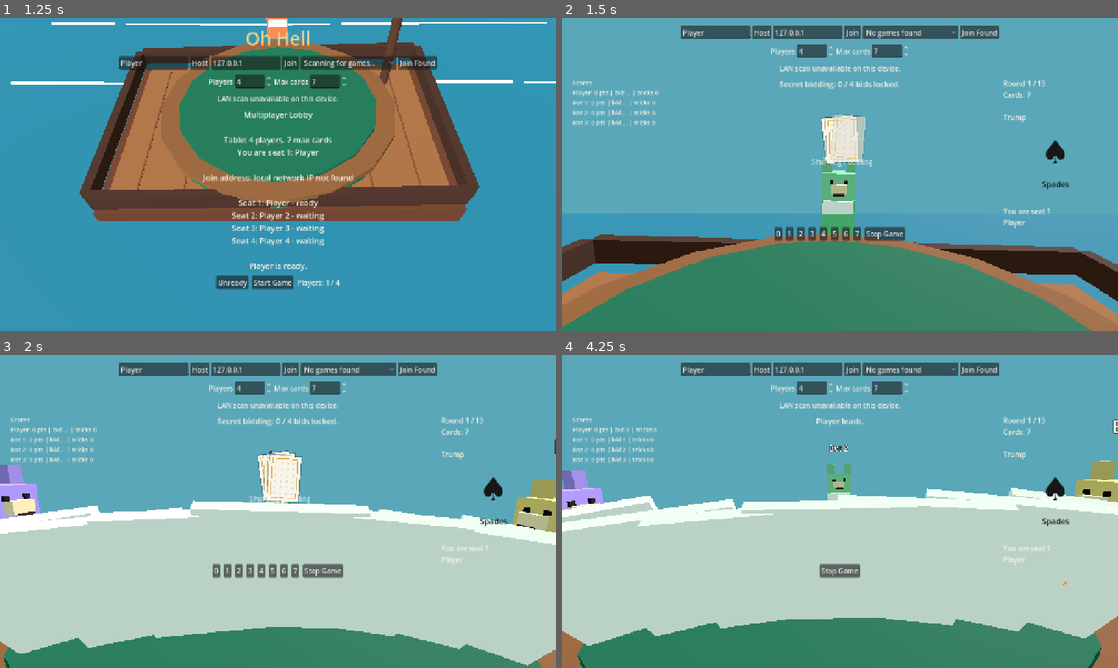
Above: before the commit, frames 1-4 (two rows, left to right).
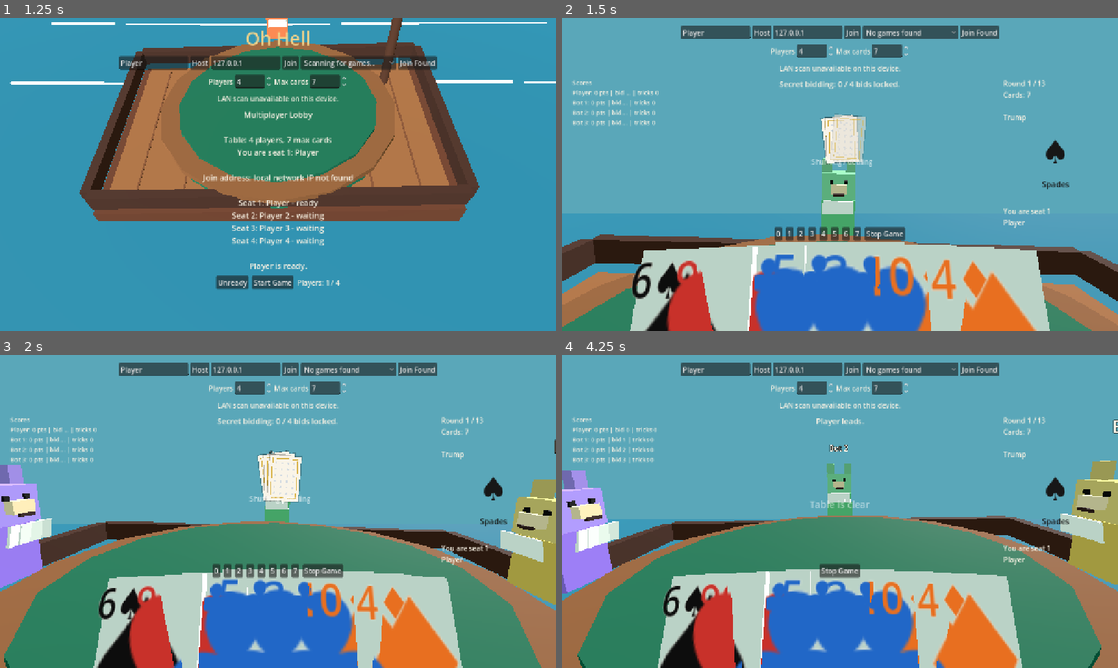
Above: after the commit, the same moments.

Repository: JordanOakFox/oh-hell-godot
Game: Godot game, scene res://scenes/main.tscn
Two runs of this game, one before a commit and one after it. Both use one fixed random seed, a clock stepped at 60 frames per second and the inputs below.
Inputs (mouse positions are in pixels of both pictures, inside the frame that each line leads up to):
- Up to frame 1 (1.25 s): click "Ready" at 0.5 s
- Up to frame 2 (1.5 s): click "Start Game" at 1.25 s
- Up to frame 3 (2 s): no input
- Up to frame 4 (4.25 s): click "0" at 2 s; tap Enter at 2.75 s; move the mouse to (962, 495) at 2.77 s; tap E at 2.85, 3.6 s; click (962, 495) at 2.92 s; move the mouse to (812, 511) at 3.52 s; click (812, 511) at 3.67 s

Frame 1 is identical in both runs. In frame 2, 20% of the frame differs, in the area x 12-88%, y 71-100%; in frame 3, 41%; in frame 4, 44%, in the area x 0-100%, y 42-100%.

Commit message:
Rework first person card selection

Diff:
--- a/scripts/table_view_3d.gd
+++ b/scripts/table_view_3d.gd
@@ -137,8 +137,9 @@
 		if not card:
 			continue
 		var projected := camera.unproject_position(card.global_position)
-		var distance := projected.distance_to(local_mouse)
-		if distance < best_distance and distance < 34.0:
+		var normalized := Vector2((projected.x - local_mouse.x) / 39.0, (projected.y - local_mouse.y) / 58.0)
+		var distance := normalized.length()
+		if distance < best_distance and distance < 1.0:
 			best_distance = distance
 			best_index = i
 	return best_index
@@ -231,7 +232,7 @@
 	trick_root = Node3D.new()
 	ship_root.add_child(trick_root)
 	hand_root = Node3D.new()
-	ship_root.add_child(hand_root)
+	camera.add_child(hand_root)
 
 func _build_table() -> void:
 	var table := MeshInstance3D.new()
@@ -420,22 +421,14 @@
 		return
 	for child in hand_root.get_children():
 		child.queue_free()
-	if hand.is_empty() or local_seat >= seat_base_positions.size():
-		return
-	var seat_pos: Vector3 = seat_base_positions[local_seat]
-	var seat_angle: float = atan2(seat_pos.z, seat_pos.x)
-	var inward := Vector3(-cos(seat_angle), 0, -sin(seat_angle)).normalized()
-	var side := Vector3(-inward.z, 0, inward.x)
-	var center := seat_pos + inward * 1.05 + Vector3(0, 0.92, 0)
-	var natural_yaw := rad_to_deg(atan2(-inward.x, -inward.z))
+	if hand.is_empty():
+		return
 	var count := hand.size()
 	for i in range(count):
-		var offset := float(i) - float(count - 1) * 0.5
 		var card: Dictionary = hand[i]
-		var card_node := _make_readable_card(card, 1.15)
+		var card_node := _make_readable_card(card, 1.62)
 		card_node.name = "HandCard%d" % i
-		card_node.position = center + side * offset * 0.22 + Vector3(0, -absf(offset) * 0.012, 0)
-		card_node.rotation_degrees = Vector3(-58.0, natural_yaw - offset * 3.0, -offset * 5.0)
+		_apply_hand_card_transform(card_node, i, count, false)
 		hand_root.add_child(card_node)
 
 func _animate_waves() -> void:
@@ -475,25 +468,32 @@
 	_animate_player_hand()
 
 func _animate_player_hand() -> void:
-	if not hand_root or hand_root.get_child_count() == 0 or local_seat >= seat_base_positions.size():
-		return
-	var seat_pos: Vector3 = seat_base_positions[local_seat]
-	var seat_angle: float = atan2(seat_pos.z, seat_pos.x)
-	var inward := Vector3(-cos(seat_angle), 0, -sin(seat_angle)).normalized()
-	var side := Vector3(-inward.z, 0, inward.x)
-	var center := seat_pos + inward * 1.05 + Vector3(0, 0.92, 0)
-	var natural_yaw := rad_to_deg(atan2(-inward.x, -inward.z))
+	if not hand_root or hand_root.get_child_count() == 0:
+		return
 	var count := hand_root.get_child_count()
 	for i in range(count):
 		var card := hand_root.get_child(i) as Node3D
 		if not card:
 			continue
-		var offset := float(i) - float(count - 1) * 0.5
 		var is_hovered := i == hovered_hand_index
-		var lift := 0.12 if is_hovered else 0.0
-		card.position = center + side * offset * 0.22 + Vector3(0, lift + sin(time * 2.0 + float(i)) * 0.012 - absf(offset) * 0.012, 0)
-		card.rotation_degrees = Vector3(-58.0 + sin(time * 1.5 + float(i)) * 1.5, natural_yaw - offset * 3.0, -offset * 5.0)
+		_apply_hand_card_transform(card, i, count, is_hovered)
 		_set_card_hover_visual(card, is_hovered)
+
+func _apply_hand_card_transform(card: Node3D, index: int, count: int, hovered: bool) -> void:
+	var offset := float(index) - float(count - 1) * 0.5
+	var spread := 0.205 if count <= 8 else 1.48 / float(max(count - 1, 1))
+	var lift := 0.13 if hovered else 0.0
+	var fan_turn := offset * 6.0
+	card.position = Vector3(
+		offset * spread,
+		-0.66 + lift - absf(offset) * 0.013 + sin(time * 2.0 + float(index)) * 0.004,
+		-1.14 - absf(offset) * 0.015
+	)
+	card.rotation_degrees = Vector3(
+		69.0 + absf(offset) * 1.2 + sin(time * 1.5 + float(index)) * 0.5,
+		-offset * 1.4,
+		-fan_turn
+	)
 
 func _update_camera() -> void:
 	if not camera:
@@ -534,19 +534,27 @@
 
 	var suit := str(card.get("suit", ""))
 	var rank := int(card.get("rank", 0))
+	var color: Color = SUIT_COLORS.get(suit, Color("#111111"))
+	var rank_text: String = str(RANK_NAMES.get(rank, str(rank)))
+	var suit_text: String = str(SUIT_SYMBOLS.get(suit, suit))
+	_add_card_label(root, "%s%s" % [rank_text, suit_text], Vector3(-0.088, 0.029, -0.165), 34, 0.0036, color, 0.0)
+	_add_card_label(root, suit_text, Vector3(0.0, 0.03, 0.01), 78, 0.0064, color, 0.0)
+	_add_card_label(root, "%s%s" % [rank_text, suit_text], Vector3(0.088, 0.029, 0.165), 34, 0.0036, color, 180.0)
+	return root
+
+func _add_card_label(root: Node3D, text: String, position: Vector3, font_size: int, pixel_size: float, color: Color, spin_degrees: float) -> void:
 	var label := Label3D.new()
-	label.text = "%s%s" % [RANK_NAMES.get(rank, str(rank)), SUIT_SYMBOLS.get(suit, suit)]
-	label.font_size = 42
-	label.pixel_size = 0.006
-	label.modulate = SUIT_COLORS.get(suit, Color("#111111"))
+	label.text = text
+	label.font_size = font_size
+	label.pixel_size = pixel_size
+	label.modulate = color
 	label.outline_size = 1
 	label.outline_modulate = Color("#f9f4e8")
 	label.billboard = BaseMaterial3D.BILLBOARD_DISABLED
 	label.no_depth_test = false
-	label.position = Vector3(0, 0.028, -0.03)
-	label.rotation_degrees = Vector3(-90, 0, 0)
+	label.position = position
+	label.rotation_degrees = Vector3(-90, 0, spin_degrees)
 	root.add_child(label)
-	return root
 
 func _set_card_hover_visual(card: Node3D, hovered: bool) -> void:
 	var face := card.get_node_or_null("Face") as MeshInstance3D
